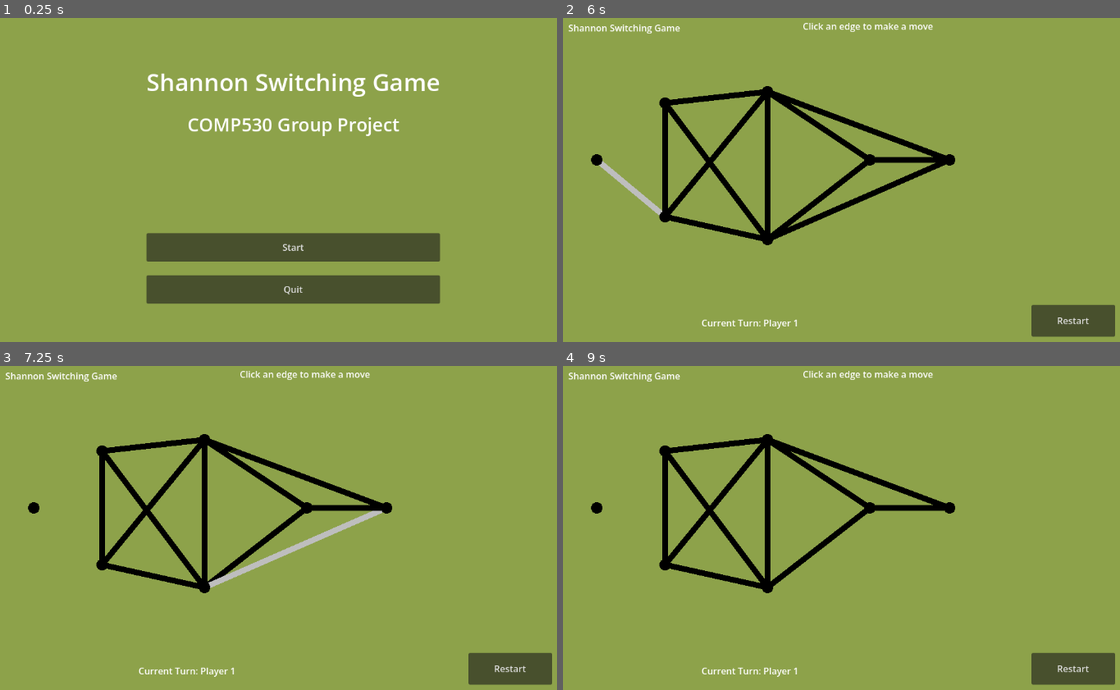
Above: before the commit, frames 1-4 (two rows, left to right).
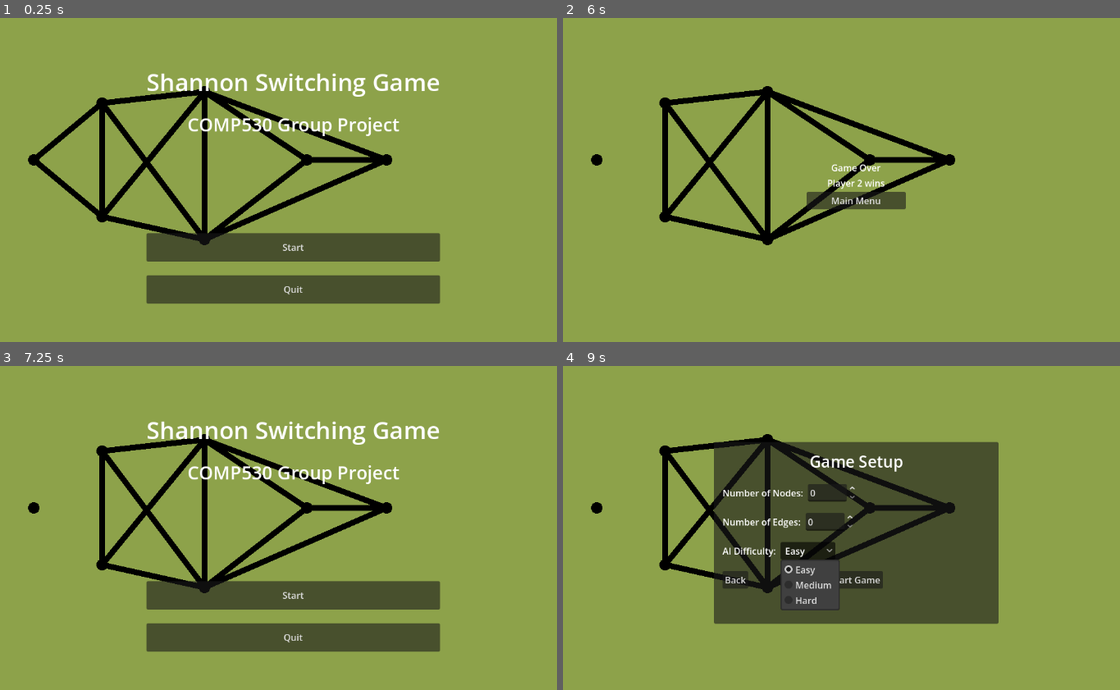
Above: after the commit, the same moments.

Repository: harv-sudo/Shannon-Switching-Game
Game: Godot game, scene res://scenes/mainMenu.tscn
Two runs of this game, one before a commit and one after it. Both use one fixed random seed, a clock stepped at 60 frames per second and the inputs below.
Inputs (mouse positions are in pixels of both pictures, inside the frame that each line leads up to):
- Up to frame 1 (0.25 s): no input
- Up to frame 2 (6 s): click "Start" at 0.5 s; click "Player vs Player" at 1.25 s; click "Start Game" at 2 s; click "Restart" at 2.75 s; click "Restart" at 3.5 s; click "Restart" at 4.25 s; tap Enter at 5 s; move the mouse to (629, 131) at 5.02 s; click (629, 131) at 5.17 s; tap Space at 5.75 s; move the mouse to (629, 189) at 5.77 s; click (629, 189) at 5.92 s
- Up to frame 3 (7.25 s): click (295, 547) at 6.5 s, where only the run after the commit has a clickable "Main Menu"
- Up to frame 4 (9 s): click (858, 596) at 7.25 s, where only the run after the commit has a clickable "Start"; click (858, 563) at 8 s, where only the run after the commit has a clickable "Player vs AI"; click (808, 550) at 8.75 s, where only the run after the commit has a clickable "Easy"

The runs differ from the first frame. In frame 1, 5.5% of the frame differs, in the area x 5-71%, y 21-71%; in frame 2, 3.4%; in frame 3, 14%; in frame 4, 28%, in the area x 1-100%, y 1-99%.

Commit message:
Change how the game is managed
Uses Global scripts:
- GlobalVariables
- App
- GameManager

Diff:
--- a/project.godot
+++ b/project.godot
@@ -18,6 +18,8 @@
 [autoload]
 
 GlobalVariables="*uid://2pm3mnk1c5aj"
+GameManager="*uid://df235a5857rg"
+App="*uid://eov815ib73p1"
 
 [physics]
 
--- /dev/null
+++ b/scenes/Board.tscn
@@ -0,0 +1,3 @@
+[gd_scene format=3 uid="uid://0fbh0ep5yaa8"]
+
+[node name="Board" type="Node2D" unique_id=1845223269]
--- a/scenes/galeBoard.tscn
+++ b/scenes/galeBoard.tscn
@@ -1,6 +1,6 @@
 [gd_scene format=3 uid="uid://bccjrtxplhiwk"]
 
-[ext_resource type="Script" uid="uid://bw6ybwafxood3" path="res://scripts/gale_game.gd" id="1_240qd"]
+[ext_resource type="Script" uid="uid://bw6ybwafxood3" path="res://scripts/galeGameLogic.gd" id="1_240qd"]
 
 [node name="GaleBoard" type="Node2D" unique_id=495302597]
 script = ExtResource("1_240qd")
--- /dev/null
+++ b/scripts/App.gd
@@ -0,0 +1,8 @@
+extends Node
+
+enum GameType { SHANNON, GALE }
+var game_type: GameType
+
+func start_game(type: GameType):
+	game_type = type
+	get_tree().change_scene_to_file("res://scenes/Board.tscn")
--- a/scripts/Point.gd
+++ b/scripts/Point.gd
@@ -8,10 +8,10 @@
 var colour: Color = Color.BLACK;
 var distance: int = 100;
 
-func _init(x_pos: int, y_pos: int, colour=Color.BLACK) -> void:
+func _init(x_pos: int, y_pos: int, pointColour:Color = Color.BLACK) -> void:
 	self.x_position = x_pos
 	self.y_position = y_pos
-	self.colour = colour
+	self.colour = pointColour
 
 #func _add_image():
 	#var texture: Texture2D = load("res://images/computer-icon.png")
--- a/scripts/edges.gd
+++ b/scripts/edges.gd
@@ -1,6 +1,7 @@
 extends Node2D
 
 class_name Edge
+signal edge_clicked(edge)
 
 var start_position: Vector2
 var end_position: Vector2
@@ -59,12 +60,25 @@
 		modulate.a = 0.0
 	queue_redraw()
 
+func capture():
+	is_captured = true
+	area.input_pickable = false
+	queue_redraw()
+
+func remove():
+	queue_free()
+
 func _draw() ->void:
 	var checkColour: Color
 
 	# Changes colour of edge if selected by the short player (P1)
 	if is_captured:
-		checkColour = Color.GREEN
+		if GlobalVariables.currentGameMode == 0:
+			checkColour = Color.GREEN
+		elif GlobalVariables.currentGameMode == 1:
+
+			checkColour = Color.BLUE if GlobalVariables.currentPlayer == 0 else Color.RED
+
 		area.mouse_entered.disconnect(_on_mouse_entered)
 		area.mouse_exited.disconnect(_on_mouse_exited)
 
@@ -79,8 +93,8 @@
 func _ready() -> void:
 	# Adds the collison to the edge, allowing for hover events to trigger
 	createCollision()
-	#if GlobalVariables.currentGameMode == 1:
-		#modulate.a = 0.0
+	if GlobalVariables.currentGameMode == 1:
+		modulate.a = 0.0
 
 # _ is required infront of variables that are not used,
 # but they are still need to not flag and error in the debugger
@@ -89,38 +103,4 @@
 	if (event is InputEventMouseButton
 	and event.button_index == MOUSE_BUTTON_LEFT
 	and event.pressed):
-		match (GlobalVariables.currentGameMode):
-			0:
-				match (GlobalVariables.currentPlayer):
-				# Edge selected by short player (P1) turns green
-					0:
-						# Enables the re-colouring of the edge
-						is_captured = true
-						queue_redraw()
-					1:
-						queue_free()
-
-				# The section below is used to remove the clickable area for an edge
-				# when selected
-
-				if GlobalVariables.currentPlayer == 1:
-					GlobalVariables.edges.erase(edgeReference)
-				else:
-					GlobalVariables.short_edges[edgeReference] = GlobalVariables.edges[edgeReference]
-
-				var gameState = WinConditions.new()
-				var gameIsOver = gameState.is_game_over(GlobalVariables.start_node, GlobalVariables.end_node, GlobalVariables.points, GlobalVariables.edges)
-
-				## FIX THIS
-				GlobalVariables.currentPlayer ^= 1
-				area.input_pickable = false
-				is_hovered = false
-				Input.set_default_cursor_shape(Input.CURSOR_ARROW)
-
-				if gameIsOver == true:
-					get_tree().change_scene_to_file("res://gameOverScreen.tscn")
-					GlobalVariables.reset()
-
-			1:
-				#hide()
-				pass
+		edge_clicked.emit(self)
--- a/scripts/gale_game.gd
+++ b/scripts/galeGameLogic.gd
@@ -1,4 +1,6 @@
 extends Node2D
+
+class_name GaleGame
 
 var playerOnePoints: Array = []
 var playerTwoPoints: Array = []
@@ -6,41 +8,25 @@
 var playerOneEdges: Dictionary = {}
 var playerTwoEdges: Dictionary = {}
 
-# Called when the node enters the scene tree for the first time.
-func _ready() -> void:
-	generatePoints("One")
-	generatePoints("Two")
-	#drawEdges("One")
-	pass # Replace with function body.
-
-func _draw():
-	generatePoints("One")
-	generatePoints("Two")
-	if GlobalVariables.currentPlayer == 0:
-		drawEdges("One")
-	elif GlobalVariables.currentPlayer == 1:
-		drawEdges("Two")
-
-
 func generatePoints(player: String):
-	var start_x: int
-	var start_y: int
+	var startX: int
+	var startY: int
 	var rows: int
 	var cols: int
 	var points: Array = []
 	var colour: Color
 
 	if player == "One":
-		start_x = 300
-		start_y = 100
+		startX = 300
+		startY = 100
 		rows = 5
 		cols = 6 # Columns
 		points = playerOnePoints
 		colour = Color.BLUE
 
 	elif player == "Two":
-		start_x = 250
-		start_y = 150
+		startX = 250
+		startY = 150
 		rows = 6 # rows
 		cols = 5
 		points = playerTwoPoints
@@ -50,7 +36,7 @@
 
 	for i in range(rows):
 		for j in range(cols):
-			var point = Vector2(start_x + (i * 100), start_y + (100 * j))
+			var point = Vector2(startX + (i * 100), startY + (100 * j))
 			points.append({"position" : point})
 			drawPoint(points.back(), colour)
 
@@ -59,24 +45,23 @@
 	var drawPoint = Point.new(point["position"][0], point["position"][1], colour)
 	add_child(drawPoint)
 
-
-func drawEdges(player: String):
+# Creates the edges for the game grid and stores them in relevant array
+# Two grids for the two different players
+func createEdges(player: String)-> Dictionary:
 	var edge_index: int = 0
 	var COLS: int
 	var ROWS: int
-	var addToDictionary: Dictionary = {}
-	var points = []
+	var points: Array
+	var edges: Dictionary = {}
 
 	if player == "One":
 		COLS = 6
 		ROWS = 5
-		addToDictionary = playerOneEdges
 		points = playerOnePoints
 
 	elif player == "Two":
 		COLS = 5
 		ROWS = 6
-		addToDictionary = playerTwoEdges
 		points = playerTwoPoints
 
 	for i in range(ROWS):
@@ -86,12 +71,43 @@
 
 			if i < ROWS - 1:
 				var right = points[(i+1) * COLS + j]
-				add_child(Edge.new(point["position"], right["position"], edge_index))
-				addToDictionary[edge_index] = {"start": point["position"], "end": right["position"] }
+				edges[edge_index] = {
+					"start": point["position"],
+					"end": right["position"]
+					}
 				edge_index += 1
 
 			if j < COLS - 1:
 				var down = points[i * COLS + (j + 1)]
-				add_child(Edge.new(point.position, down.position, edge_index))
-				addToDictionary[edge_index] = {"start": point["position"], "end": down["position"] }
+				edges[edge_index] = {
+					"start": point["position"],
+					"end": down["position"] }
 				edge_index += 1
+
+	return edges
+
+# Draws the edges array for each player
+func drawEdges(edges: Dictionary):
+	for edgeIndex in edges:
+		var edgeData = edges[edgeIndex]
+		var edge = Edge.new(
+			edgeData["start"],
+			edgeData["end"],
+			edgeIndex
+		)
+
+		add_child(edge)
+		# Adds a function to the edge_clicked signal in the Edge class
+		edge.edge_clicked.connect()
+
+# Called when the node enters the scene tree for the first time.
+func _ready() -> void:
+	generatePoints("One")
+	generatePoints("Two")
+	drawEdges(playerOneEdges)
+
+func _draw():
+	if GlobalVariables.currentPlayer == 0:
+		drawEdges(playerOneEdges)
+	elif GlobalVariables.currentPlayer == 1:
+		drawEdges(playerTwoEdges)
--- a/scripts/gameManager.gd
+++ b/scripts/gameManager.gd
@@ -1,36 +1,25 @@
 extends Node2D
 
-class_name GameManager
+enum Player { P1 , P2 }
+var currentPlayer = Player.P1
 
-func drawGraph():
-	draw_edges()
-	draw_nodes()
+func _ready() -> void:
+	var gameLogic: Node
 
-func draw_edges() -> void:
-	for i in GlobalVariables.edges.size():
-		var startPointIndex = GlobalVariables.edges[i]["start"]
-		var endPointIndex = GlobalVariables.edges[i]["end"]
+	match App.game_type:
+		App.GameType.SHANNON:
+			gameLogic = ShannonGame.new()
 
-		var startPosition:Vector2 = GlobalVariables.points[startPointIndex]["position"]
-		var endPosition:Vector2 = GlobalVariables.points[endPointIndex]["position"]
-		add_child(Edge.new(startPosition, endPosition, i))
+		App.GameType.GALE:
+			gameLogic = GaleGame.new()
 
-func draw_nodes():
-	var numberOfNodes = GlobalVariables.points.size()
+	add_child(gameLogic)
 
-	for i in numberOfNodes:
-		add_child(Point.new(GlobalVariables.points[i]["position"][0], GlobalVariables.points[i]["position"][1]))
+# Function is called in shannonGameLogic.updateEdges()
+func switchPlayer() -> void:
+	currentPlayer = Player.P1 if currentPlayer == Player.P2 else Player.P2
 
-func totalEdges():
-	var count: int
-	for i in GlobalVariables.edges:
-		count = count + 1
-	return count
-
-func _ready():
-	drawGraph()
-
-
-func gameOver():
+# Used to transition the game to the gameOverScreen scene
+func gameOver() -> void:
 	get_tree().change_scene_to_file("res://gameOverScreen.tscn")
 	GlobalVariables.reset()
--- a/scripts/globalVariables.gd
+++ b/scripts/globalVariables.gd
@@ -6,11 +6,10 @@
 
 # This makes it easier to keep track of what data structures we are using for testing purposes
 # We need to implement this dynamically programatically creating different types of graphs
-enum Player { P1 = 0, P2 = 1 }
+
 enum Mode { PVP = 0, AI = 1}
 enum GameType { SHANNON = 0, GALE = 1}
-var currentPlayer = Player.P2
-var currentGameMode = GameType.GALE
+var currentGameMode = GameType.SHANNON
 
 var presetPoints = {
 	0:[
@@ -94,6 +93,5 @@
 	points = presetPoints[0].duplicate(true)
 	edges = presetEdges[0].duplicate(true)
 	start_node = 0
-	currentPlayer = 0
 	end_node = points.size() -1
 	short_edges = {}
--- /dev/null
+++ b/scripts/shannonGameLogic.gd
@@ -0,0 +1,60 @@
+extends Node2D
+
+class_name ShannonGame
+
+# Combines the functions that generate the points and edges to the scene
+func drawGraph() -> void:
+	draw_edges()
+	draw_nodes()
+
+func draw_edges() -> void:
+	for i in GlobalVariables.edges.size():
+		var startPointIndex = GlobalVariables.edges[i]["start"]
+		var endPointIndex = GlobalVariables.edges[i]["end"]
+
+		var startPosition:Vector2 = GlobalVariables.points[startPointIndex]["position"]
+		var endPosition:Vector2 = GlobalVariables.points[endPointIndex]["position"]
+		var edge = Edge.new(startPosition, endPosition, i)
+		add_child(edge)
+		edge.edge_clicked.connect(update_edges)
+
+func draw_nodes() -> void:
+	var numberOfNodes = GlobalVariables.points.size()
+
+	for i in numberOfNodes:
+		add_child(Point.new(GlobalVariables.points[i]["position"][0], GlobalVariables.points[i]["position"][1]))
+
+# NEEDS BETTER NAME
+# This function deals with short/cut edge interction
+func update_edges(edge) -> void:
+
+	if GameManager.currentPlayer == GameManager.Player.P1:
+			edge.capture()
+	else:
+			edge.remove()
+
+	var edgeReference = edge.edgeReference
+
+	if GameManager.currentPlayer == 1:
+		GlobalVariables.edges.erase(edgeReference)
+	else:
+		# Tracks the shorts players current selected edges
+		GlobalVariables.short_edges[edgeReference] = GlobalVariables.edges[edgeReference]
+
+
+	var gameIsOver = WinConditions.is_game_over(
+		GlobalVariables.start_node,
+		GlobalVariables.end_node,
+		GlobalVariables.points,
+		GlobalVariables.edges
+	)
+
+	if gameIsOver:
+		get_tree().change_scene_to_file("res://gameOverScreen.tscn")
+		GlobalVariables.reset()
+
+	GameManager.switchPlayer()
+
+# When the node is added to the scene, the function is called
+func _ready() -> void:
+	drawGraph()
--- a/scripts/ui/gameSetup.gd
+++ b/scripts/ui/gameSetup.gd
@@ -11,4 +11,5 @@
 	get_tree().change_scene_to_file("res://scenes/gameMode.tscn")
 
 func _on_start_game_pressed() -> void:
+	App.game_type = App.GameType.SHANNON
 	get_tree().change_scene_to_file("res://shannonBoard.tscn")
--- a/scripts/ui/game_over_screen.gd
+++ b/scripts/ui/game_over_screen.gd
@@ -11,7 +11,6 @@
 	restartButton.pressed.connect(return_to_main_menu)
 
 
-
 # Called every frame. 'delta' is the elapsed time since the previous frame.
 func _process(delta: float) -> void:
 	pass
--- a/scripts/ui/hud.gd
+++ b/scripts/ui/hud.gd
@@ -4,18 +4,18 @@
 @onready var status_label = $StatusLabel
 @onready var restart_button = $RestartButton
 
-func _ready() -> void:
-	restart_button.pressed.connect(_on_restart_button_pressed)
-	update_turn_label()
-
-func _process(_delta: float) -> void:
-	update_turn_label()
-
-func update_turn_label():
-	if GlobalVariables.currentPlayer == GlobalVariables.Player.P1:
-		turn_label.text = "Current Turn: Player 1"
-	else:
-		turn_label.text = "Current Turn: Player 2"
+#func _ready() -> void:
+	#restart_button.pressed.connect(_on_restart_button_pressed)
+	#update_turn_label()
+#
+#func _process(_delta: float) -> void:
+	#update_turn_label()
+#
+#func update_turn_label():
+	#if GlobalVariables.currentPlayer == GlobalVariables.Player.P1:
+		#turn_label.text = "Current Turn: Player 1"
+	#else:
+		#turn_label.text = "Current Turn: Player 2"
 
 func _on_restart_button_pressed():
 	GlobalVariables.currentPlayer = GlobalVariables.Player.P1
--- a/scripts/winConditions.gd
+++ b/scripts/winConditions.gd
@@ -1,7 +1,7 @@
 class_name WinConditions
 
 # Builds an adjaceny list to see if a winning path has been found
-func build_adjacency(points : Array, edges: Dictionary) -> Dictionary:
+static func build_adjacency(points : Array, edges: Dictionary) -> Dictionary:
 	var adjacency: Dictionary = {}
 
 	for point_id in range(points.size()):
@@ -17,7 +17,7 @@
 
 	return adjacency
 
-func _dfs(current_node: int, target_node: int, adjacency: Dictionary, visited: Dictionary) -> bool:
+static func _dfs(current_node: int, target_node: int, adjacency: Dictionary, visited: Dictionary) -> bool:
 	if current_node == target_node:
 		return true
 
@@ -31,12 +31,11 @@
 
 	return false
 
-func path_exists(start_node: int, target_node: int, adjacency: Dictionary) -> bool:
+static func path_exists(start_node: int, target_node: int, adjacency: Dictionary) -> bool:
 	var visited: Dictionary = {}
 	return _dfs(start_node, target_node, adjacency, visited)
 
-
-func is_game_over(start_node: int, target_node: int, points: Array, edges: Dictionary) -> bool:
+static func is_game_over(start_node: int, target_node: int, points: Array, edges: Dictionary) -> bool:
 	var adjacency = build_adjacency(points, edges)
 
 	# Check to see if the "short" player can still win the game, if not "cut" player wins
Not shown, added: scripts/App.gd.uid
Not shown, changed: scripts/Edges.gd.uid
Renamed: scripts/gale_game.gd.uid -> scripts/galeGameLogic.gd.uid
Not shown, added: scripts/shannonGameLogic.gd.uid
